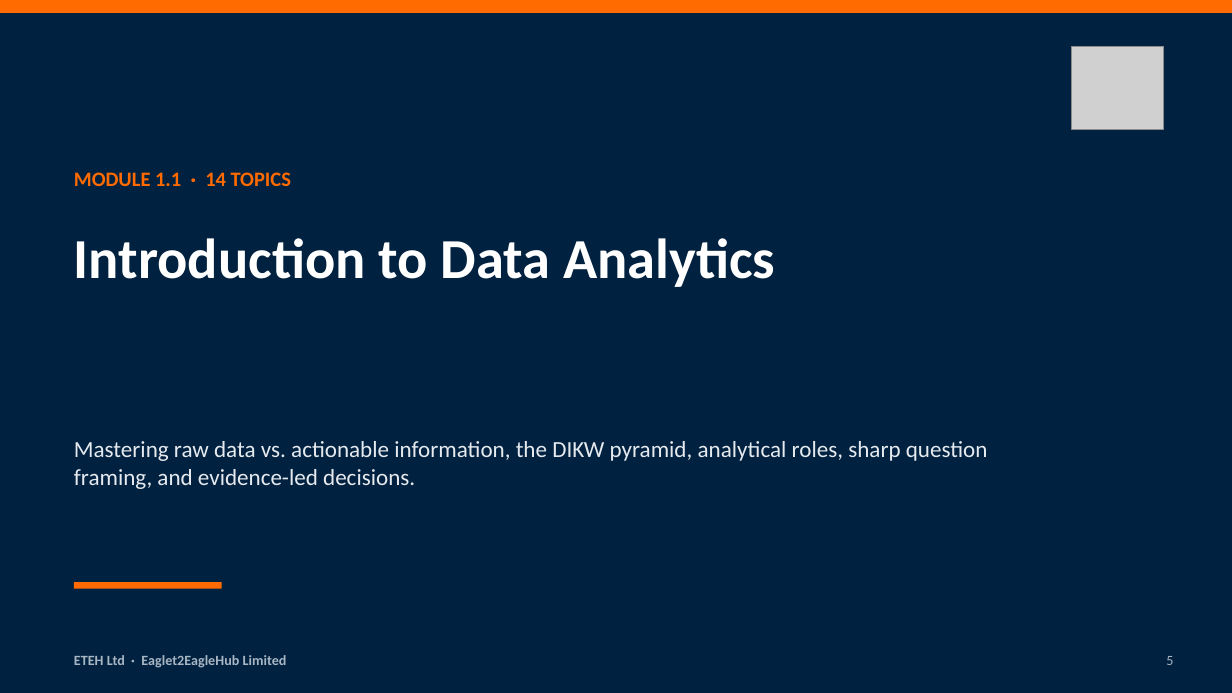
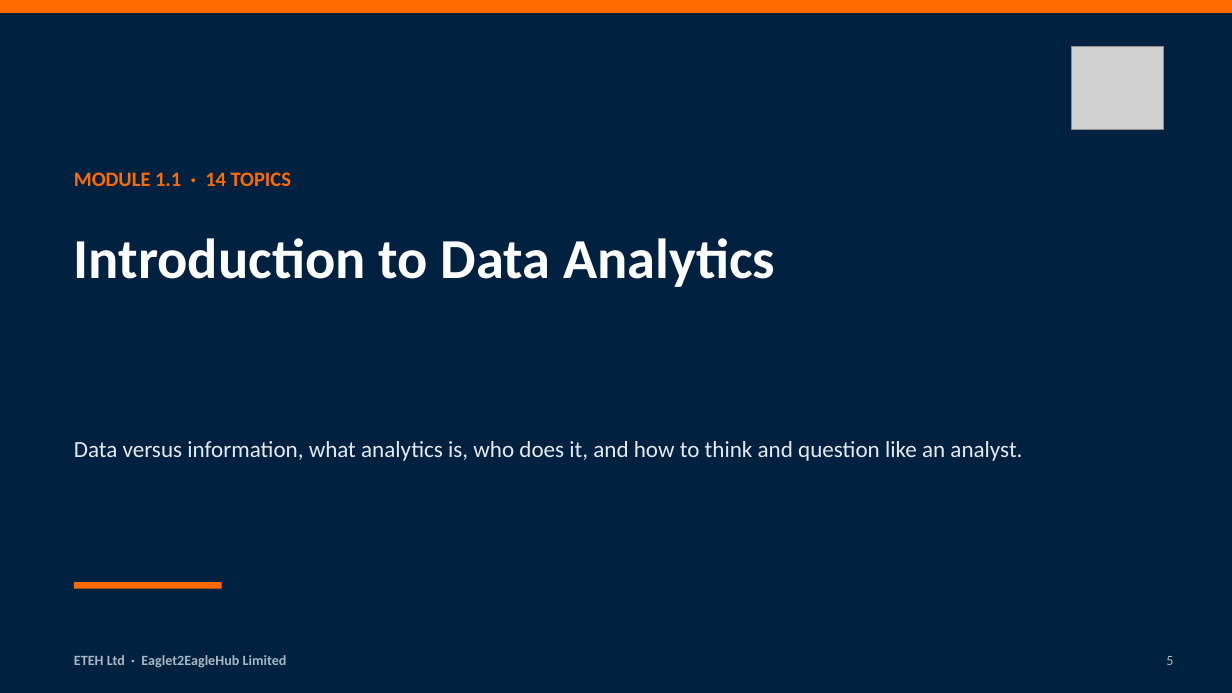
Before and after one commit to MaxiKen/ETEH, a slide deck: slide 5 of ETEH_Bootcamp_Pack/ETEH_Vol1_Week1_Foundations_Slides.pptx. Drawn at 1232x693 pixels with LibreOffice and Linux fonts; fonts in the diff are those of the drawing; grey boxes stand for pictures. Boxes give left, top, right and bottom in pixels: in the first picture for what was removed or moved away, otherwise in the second. Text is boxed around its words. In the diff, an @@ line names an element or a change of style, - is before the commit and + after.

```diff
--- a/ETEH_Bootcamp_Pack/ETEH_Vol1_Week1_Foundations_Slides.pptx
+++ b/ETEH_Bootcamp_Pack/ETEH_Vol1_Week1_Foundations_Slides.pptx
@@ text at (74, 441, 1022, 461): text changed @@
-Mastering raw data vs. actionable information, the DIKW pyramid, analytical roles, sharp question framing, and evidence-led decisions.
+Data versus information, what analytics is, who does it, and how to think and question like an analyst.
```
Also in this commit, not shown: 13 other slides changed, 132 slides added, 222 slides removed, 20 other files.
